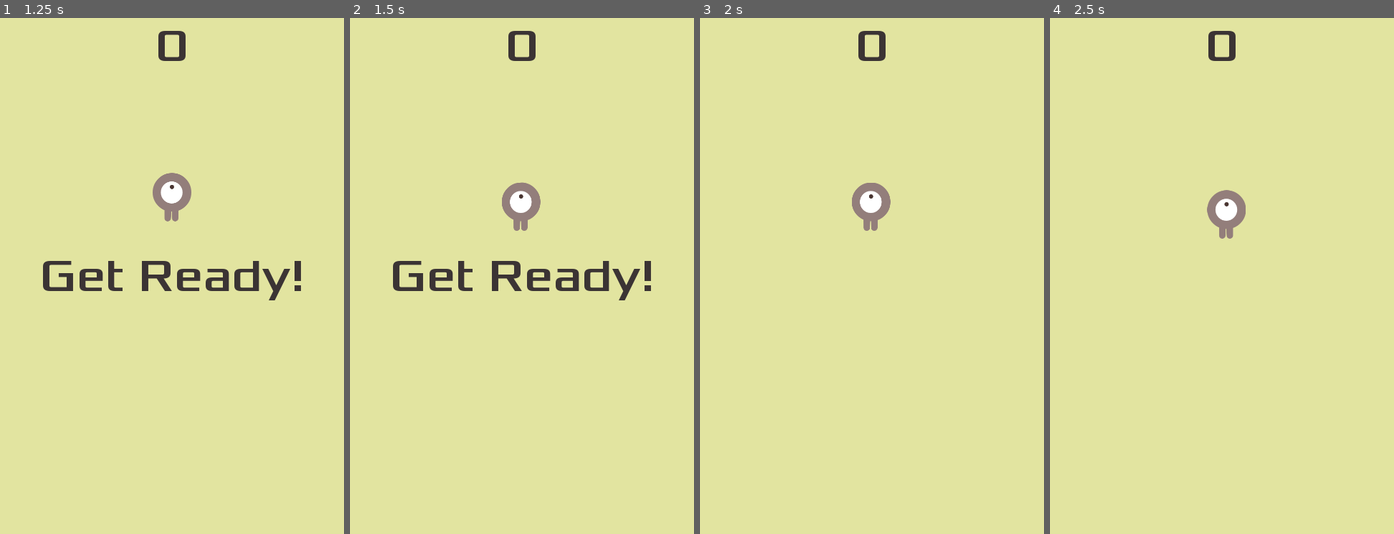
Above: before the commit, frames 1-4 (left to right).
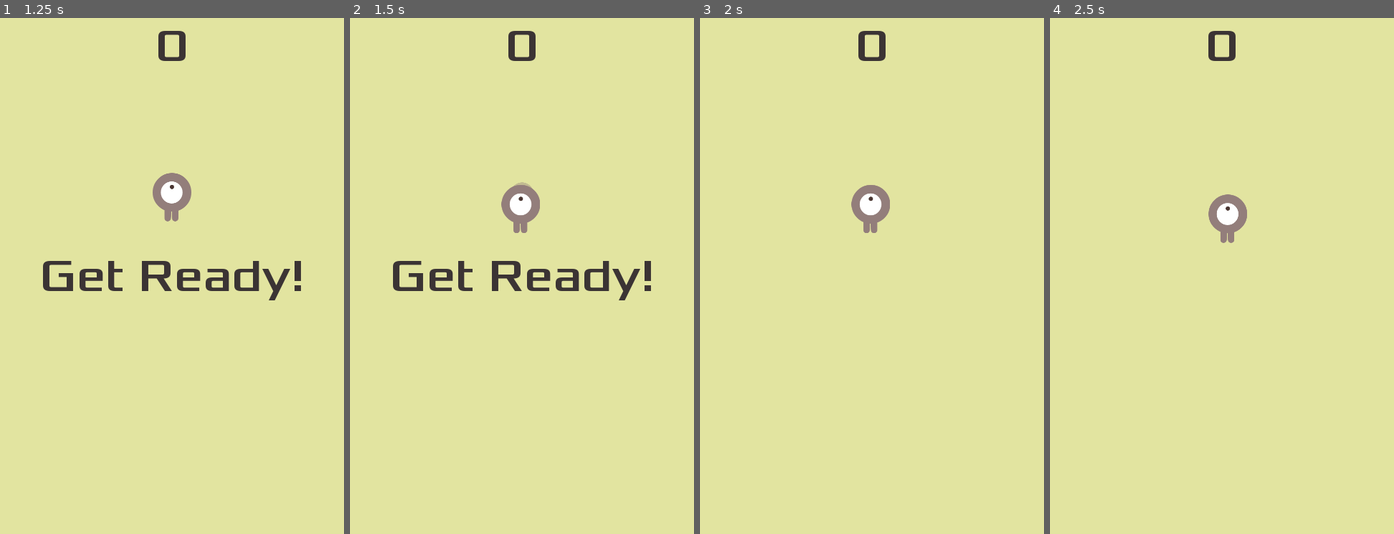
Above: after the commit, the same moments.

Repository: Domogo/dodgeTheCreeps
Game: Godot game, scene res://Main.tscn
Same seed, same stepped clock (60 frames per second), same inputs: the game is played once before the commit and once after it.
Inputs (mouse positions are in pixels of both pictures, inside the frame that each line leads up to):
- Up to frame 1 (1.25 s): click "Start" at 0.5 s
- Up to frame 2 (1.5 s): tap Enter at 1.25 s; move the mouse to (504, 379) at 1.27 s
- Up to frame 3 (2 s): no input
- Up to frame 4 (2.5 s): tap Space at 2 s; move the mouse to (1325, 353) at 2.02 s

Frame 1 is identical in both runs. In frame 2, 0.2% of the frame differs, in the area x 43-56%, y 31-42%; in frame 3, 0.2%; in frame 4, 0.4%, in the area x 45-58%, y 33-44%.

Commit message:
player movement

Diff:
--- a/objects/Player.gd
+++ b/objects/Player.gd
@@ -2,7 +2,7 @@
 
 signal hit
 
-export var speed = 800 # speed of player (pixels per sec)
+export var speed = 1000 # speed of player (pixels per sec)
 var screen_size
 var target = position
 var prev_target
